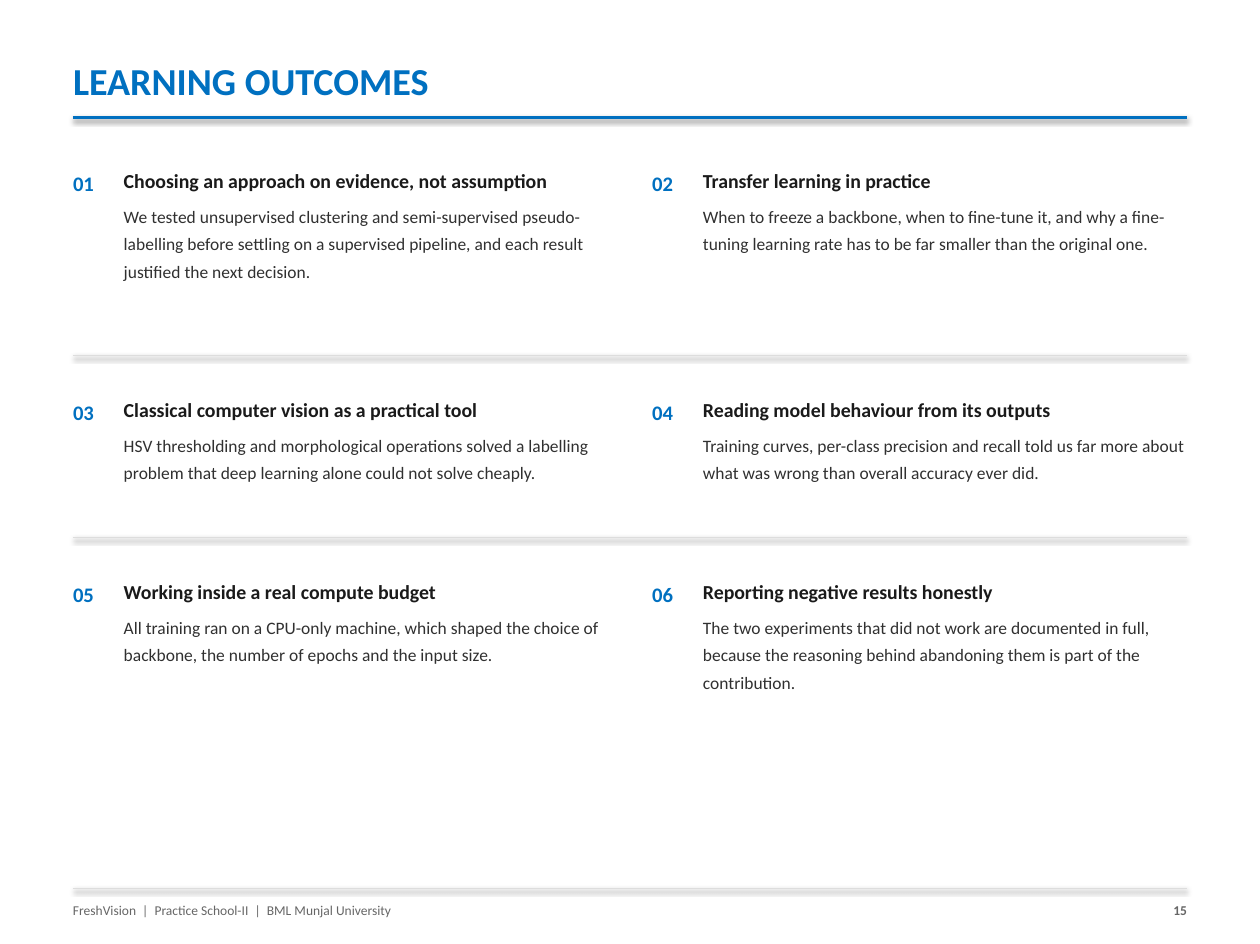
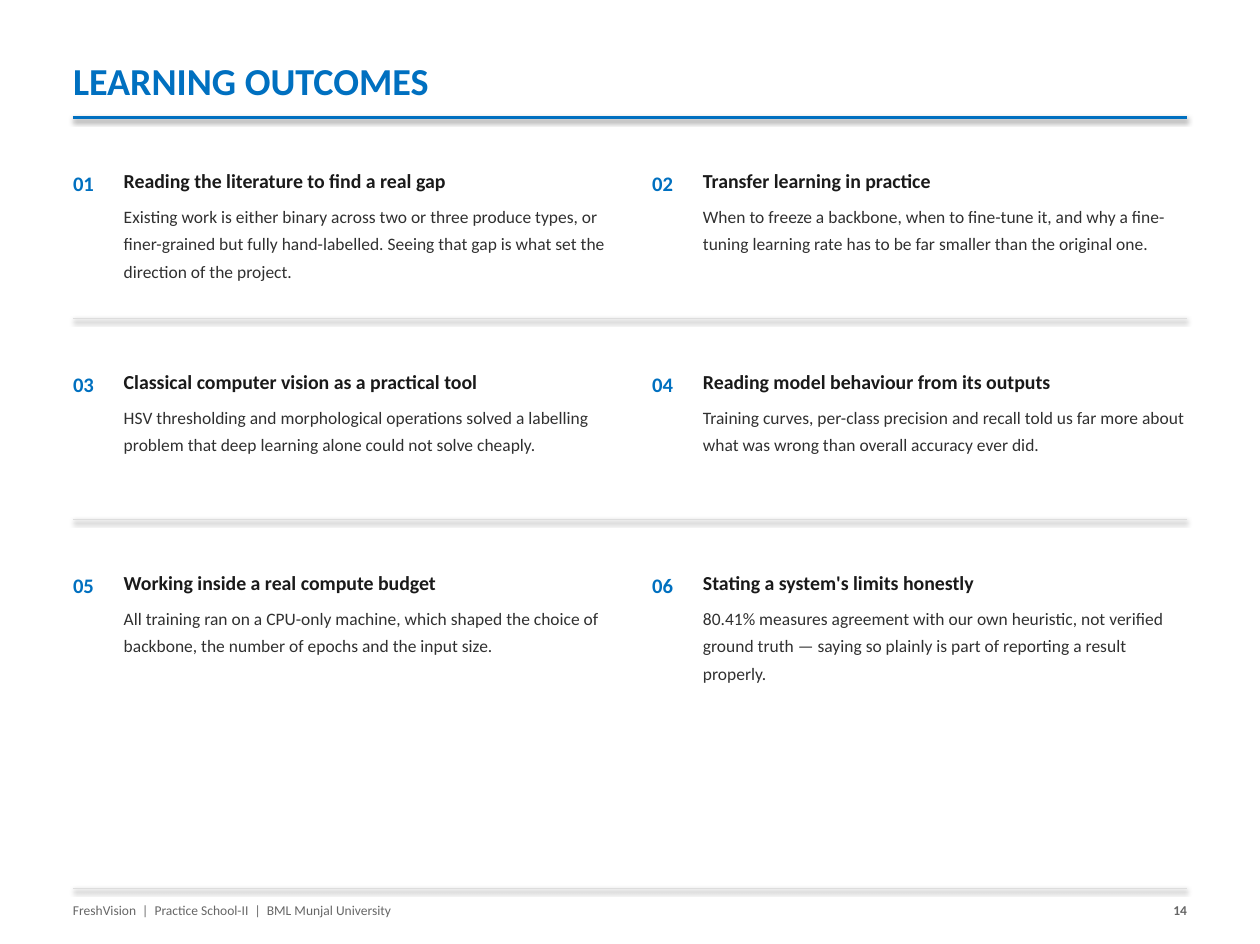
Before and after one commit to 2ViShAlv1/Fresh-Vision, a slide deck: slide 14 of FreshVision_PS-II_Presentation.pptx (slide 15 before the commit). Drawn at 1260x944 pixels with LibreOffice and Linux fonts; fonts in the diff are those of the drawing. Boxes give left, top, right and bottom in pixels: in the first picture for what was removed or moved away, otherwise in the second. Text is boxed around its words. In the diff, an @@ line names an element or a change of style, - is before the commit and + after.

```diff
--- a/FreshVision_PS-II_Presentation.pptx
+++ b/FreshVision_PS-II_Presentation.pptx
@@ text at box(124, 174, 605, 281): text changed @@
-Choosing an approach on evidence, not assumption
-We tested unsupervised clustering and semi-supervised pseudo-labelling before settling on a supervised pipeline, and each result justified the next decision.
+Reading the literature to find a real gap
+Existing work is either binary across two or three produce types, or finer-grained but fully hand-labelled. Seeing that gap is what set the direction of the project.
@@ line moved from (73, 356) - (1187, 356) to (73, 319) - (1187, 319) @@
@@ 4 texts: place and size @@
-4 texts at box(73, 403, 1184, 482)
+4 texts at box(73, 375, 1184, 454)
@@ line moved from (73, 538) - (1187, 538) to (73, 520) - (1187, 520) @@
@@ 3 texts: place and size @@
-3 texts at box(73, 585, 673, 664)
+3 texts at box(73, 576, 673, 655)
@@ text at box(703, 576, 1163, 683): text changed @@
-Reporting negative results honestly
-The two experiments that did not work are documented in full, because the reasoning behind abandoning them is part of the contribution.
+Stating a system's limits honestly
+80.41% measures agreement with our own heuristic, not verified ground truth — saying so plainly is part of reporting a result properly.
@@ text at box(1173, 906, 1187, 915): text changed @@
-15
+14
```
Also in this commit, not shown: 11 other slides changed, 1 slide added, 2 slides removed.
